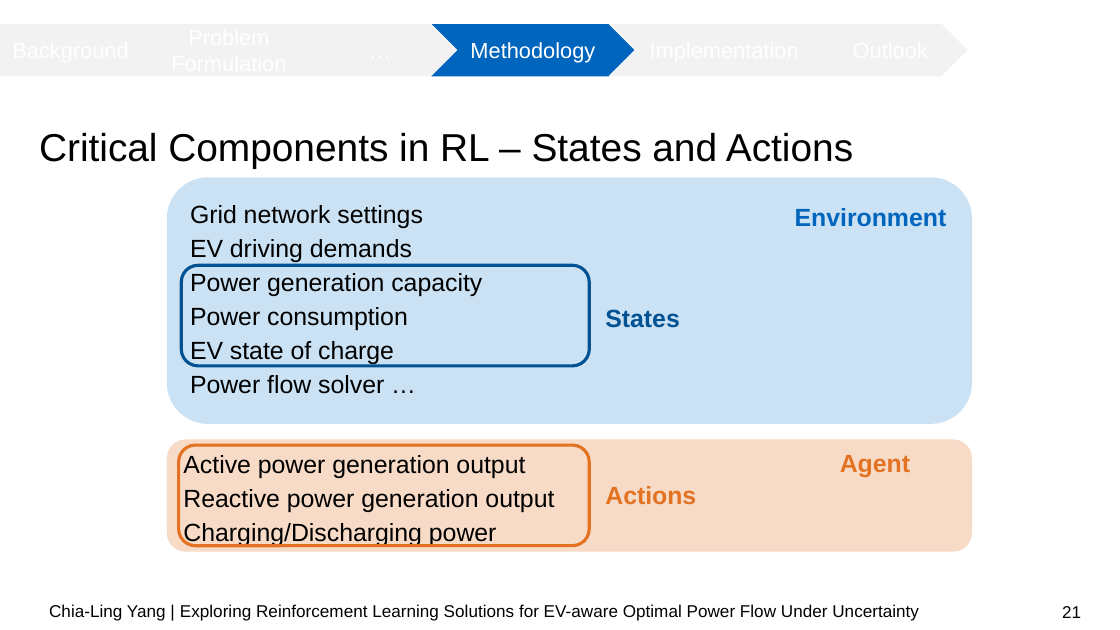
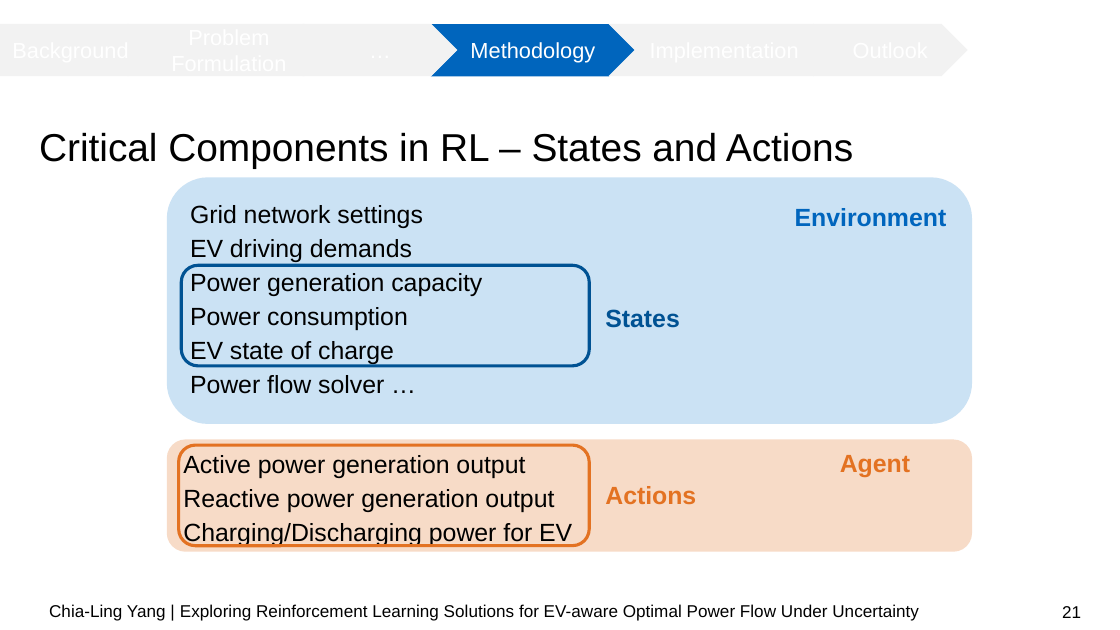
Before and after one commit to chialingyang7718/RL_OPF_EVaware, a slide deck: slide 21 of Mid-term Presentation.pptx. Drawn at 1120x630 pixels with LibreOffice and Linux fonts; fonts in the diff are those of the drawing; background and template pictures are left out. Boxes give left, top, right and bottom in pixels: in the first picture for what was removed or moved away, otherwise in the second. Text is boxed around its words. In the diff, an @@ line names an element or a change of style, - is before the commit and + after.

```diff
--- a/Mid-term Presentation.pptx
+++ b/Mid-term Presentation.pptx
@@ text in rounded rectangle at <box>183,523,572,547</box>: text changed @@
-Charging/Discharging power
+Charging/Discharging power for EV
```
Also in this commit, not shown: 8 other slides changed.
